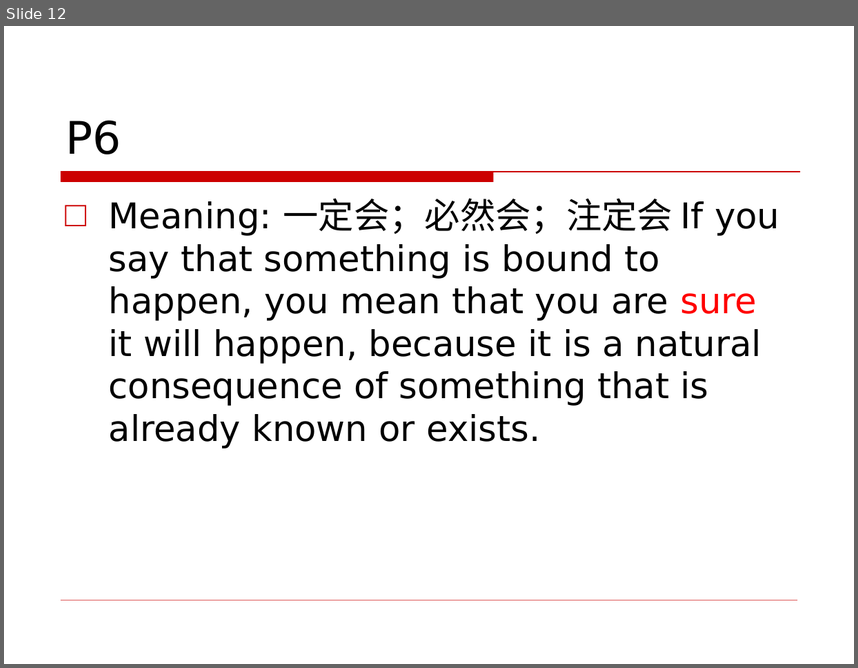
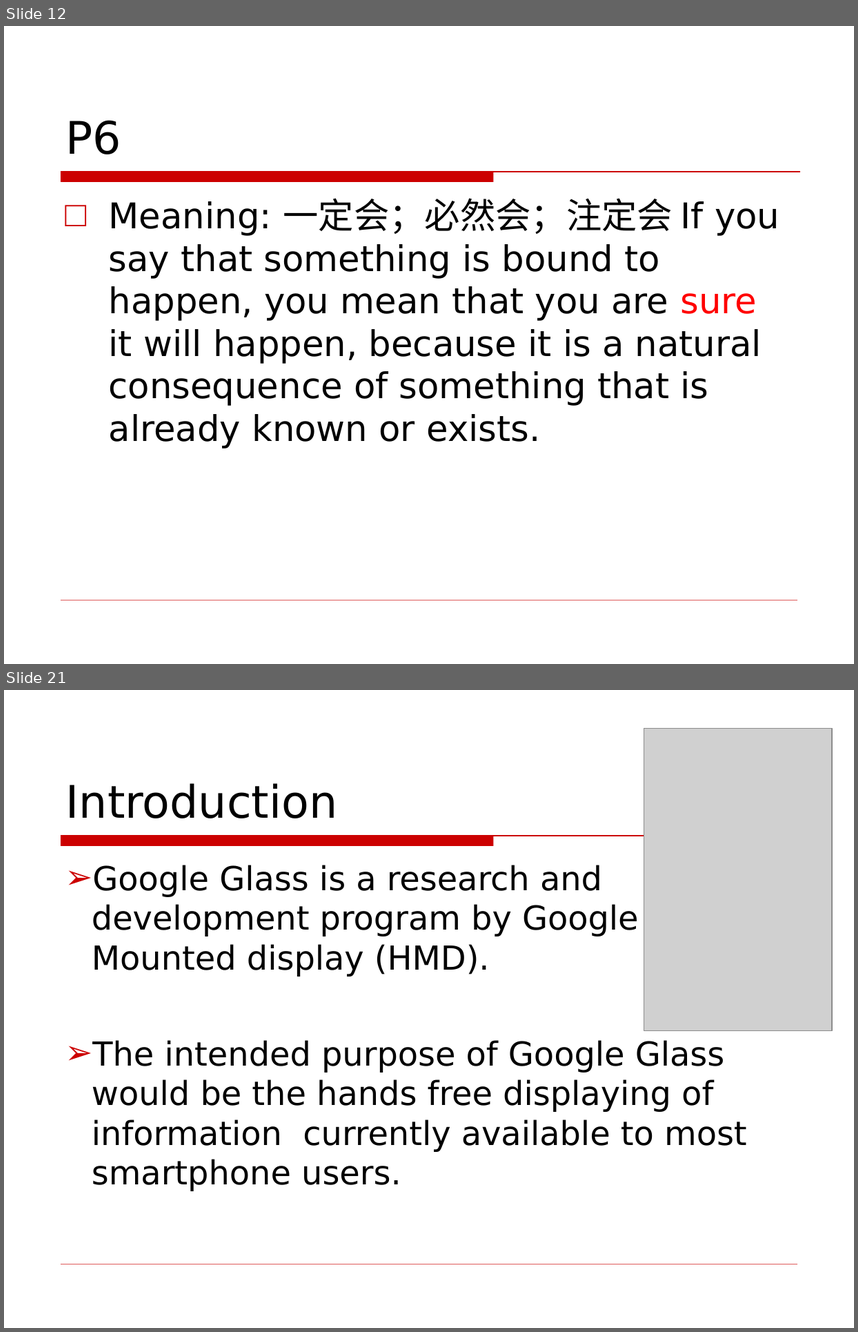
Before and after one commit to jxwb088047/Chapter_8_English, a slide deck: Chapter 8 English .ppt. Shown one above the other, each under a label of ours: slide 12 before the commit, slides 12 and 21 after it; the slides between them are not shown. The pictures are 858x668 and 858x1332 pixels, drawn with LibreOffice and Linux fonts; fonts in the diff are those of the drawing; grey boxes stand for pictures; background and template pictures are left out. Boxes give left, top, right and bottom in pixels: in the first picture for what was removed or moved away, otherwise in the second. Text is boxed around its words. In the diff, an @@ line names an element or a change of style, - is before the commit and + after.

```diff
--- a/Chapter 8 English .ppt
+++ b/Chapter 8 English .ppt
@@ slide 21 added at <box>4,690,854,1328</box>, background picture (left out); not listed: 2 template elements that a slide beside it also shows @@
@@ picture added at <box>644,728,832,1030</box> @@
@@ title added at <box>66,783,338,818</box>, 38 pt, text #000000 @@
+Introduction
@@ text added at <box>65,865,747,1191</box>, 28 pt, text #000000 @@
+➢ Google Glass is a research and development program by Google for Head Mounted display (HMD).
+➢ The intended purpose of Google Glass would be the hands free displaying of information currently available to most smartphone users.
```
Also in this commit, not shown: 2 slides changed, 9 other slides added.
